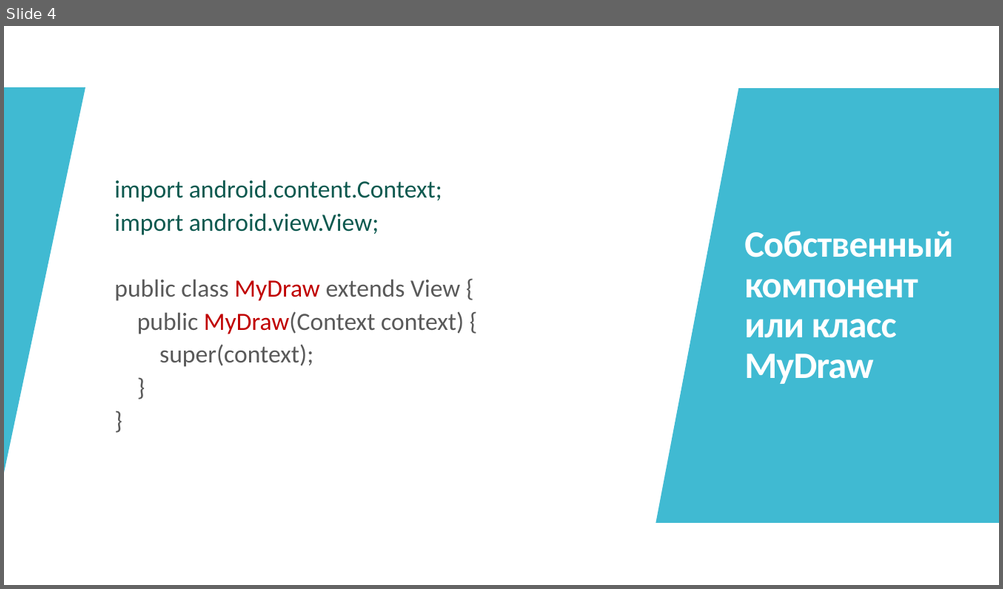
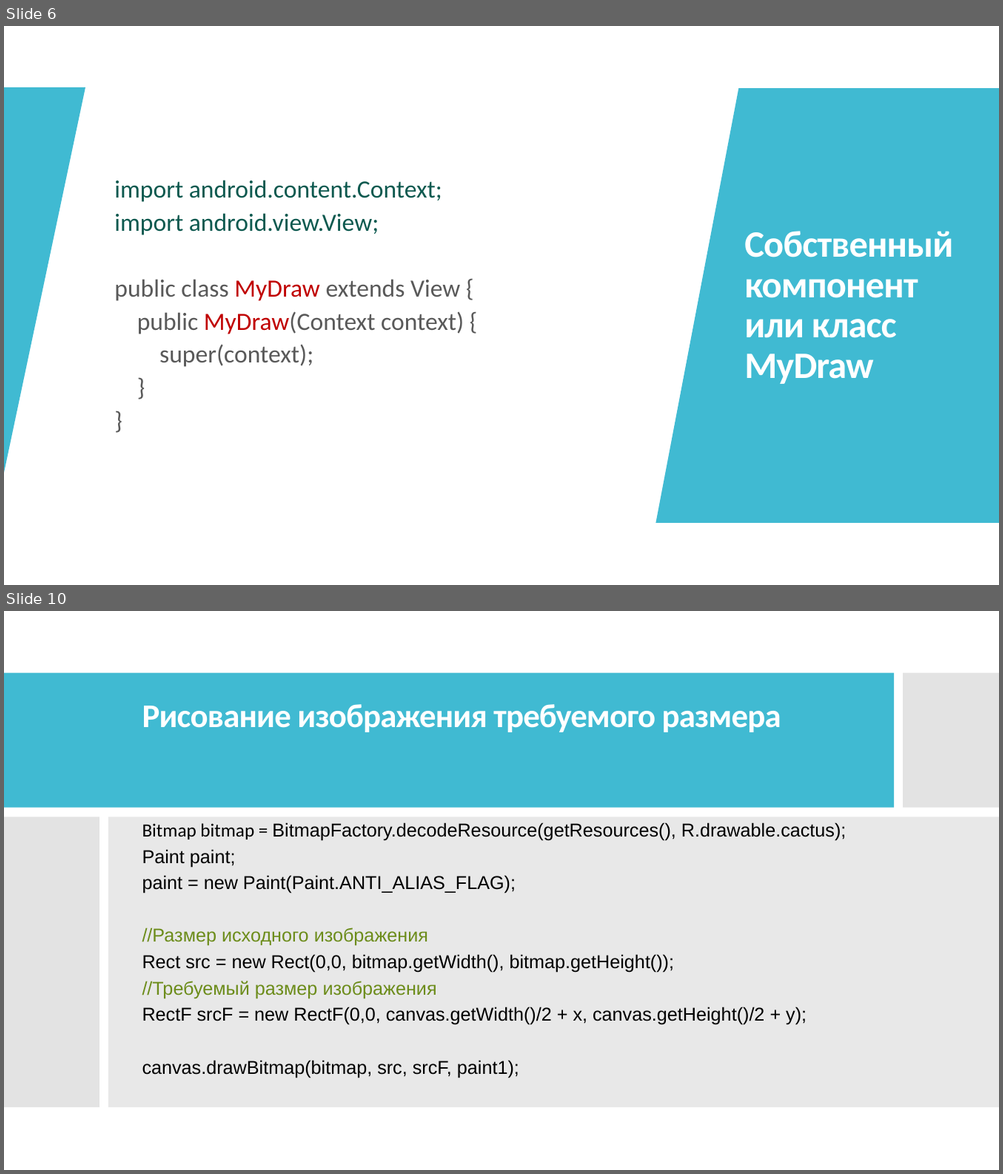
Before and after one commit to IriEfremova/LessonsCube, a slide deck: Android/Lesson8/Canvas.pptx. Shown one above the other, each under a label of ours: slide 4 before the commit, slides 6 and 10 after it; the slides between them are not shown. The pictures are 1003x589 and 1003x1174 pixels, drawn with LibreOffice and Linux fonts; fonts in the diff are those of the drawing. Boxes give left, top, right and bottom in pixels: in the first picture for what was removed or moved away, otherwise in the second. Text is boxed around its words. In the diff, an @@ line names an element or a change of style, - is before the commit and + after.

```diff
--- a/Android/Lesson8/Canvas.pptx
+++ b/Android/Lesson8/Canvas.pptx
@@ slide 10 added at bbox=[4, 611, 999, 1170], background #FFFFFF; not listed: 2 template elements that a slide beside it also shows @@
@@ rectangle added at bbox=[4, 611, 999, 1170], fill #FFFFFF @@
@@ rectangle added at bbox=[4, 673, 285, 1108], fill #40BAD2 @@
@@ rectangle added at bbox=[4, 673, 894, 808], fill #40BAD2 @@
@@ rectangle added at bbox=[903, 673, 999, 808], fill #C8C8C8 at 50% opacity @@
@@ rectangle added at bbox=[968, 673, 999, 1108], fill #C8C8C8 at 50% opacity @@
@@ text added at bbox=[142, 704, 781, 732], 32 pt, text #FFFFFF, bold @@
+Рисование изображения требуемого размера
@@ rectangle added at bbox=[4, 817, 99, 1108], fill #C8C8C8 at 50% opacity @@
@@ rectangle added at bbox=[108, 817, 999, 1108], fill #D9D9D9 at 60% opacity @@
@@ text added at bbox=[142, 823, 846, 1078], 18 pt, text #000000 @@
+Bitmap bitmap = BitmapFactory.decodeResource(getResources(), R.drawable.cactus);
+Paint paint;
+paint = new Paint(Paint.ANTI_ALIAS_FLAG);
+//Размер исходного изображения
+Rect src = new Rect(0,0, bitmap.getWidth(), bitmap.getHeight());
+//Требуемый размер изображения
+RectF srcF = new RectF(0,0, canvas.getWidth()/2 + x, canvas.getHeight()/2 + y);
+canvas.drawBitmap(bitmap, src, srcF, paint1);
@@ what was slide 4 is now slide 6 @@
```
Also in this commit, not shown: 3 slides changed, 4 other slides added.
